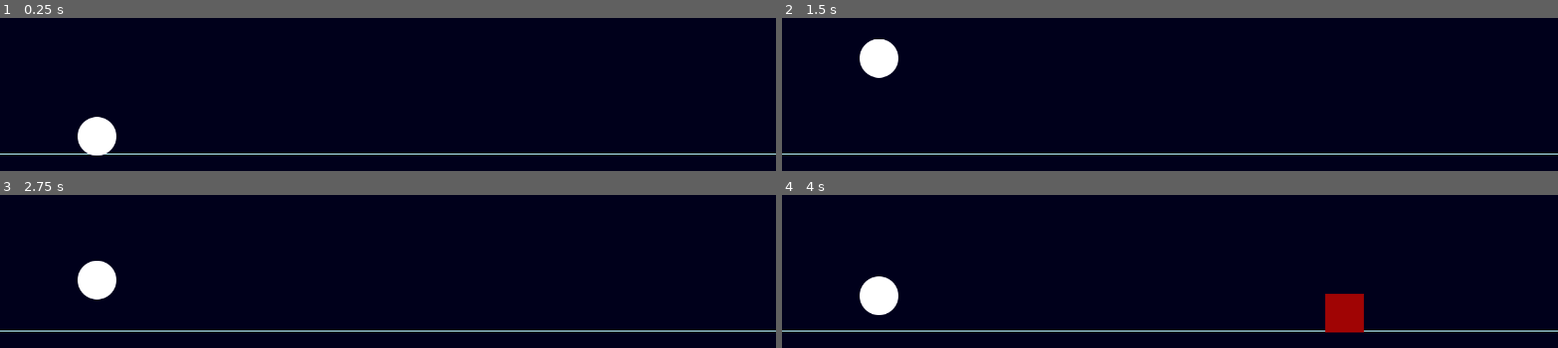
Above: before the commit, frames 1-4 (two rows, left to right).
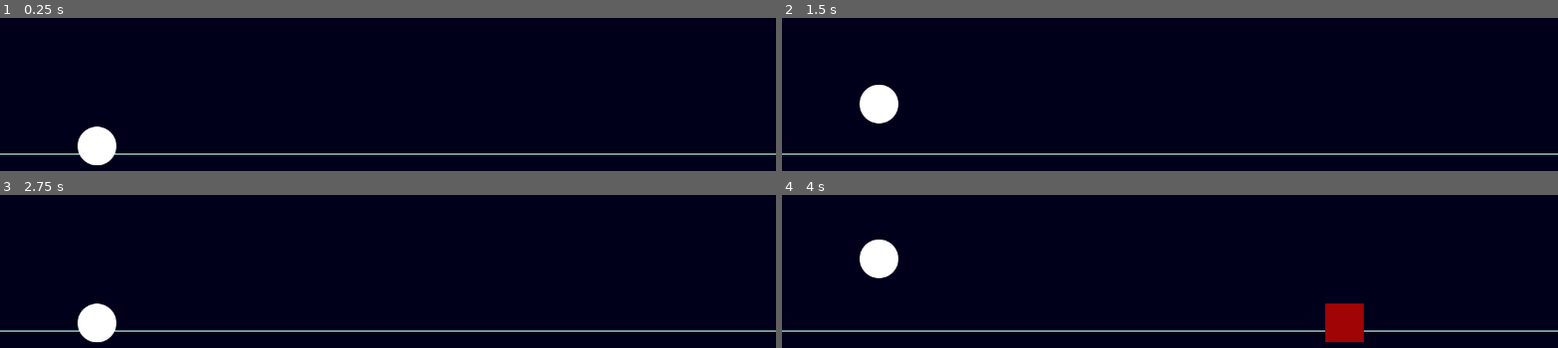
Above: after the commit, the same moments.

Repository: deutandev/Godot-Egg-Roll
Game: Godot game, scene res://src/Main/Main.tscn
The game is run twice, just before and just after one commit, with the same random seed, the same clock (stepped at 60 frames per second) and the same inputs.
Inputs:
- Up to frame 1 (0.25 s): no input
- Up to frame 2 (1.5 s): tap Enter (ui_accept) at 0.5, 0.6 s; tap Space (jump) at 0.77, 0.8, 1.07, 1.35 s
- Up to frame 3 (2.75 s): tap Space (jump) at 1.52, 1.82, 2.3 s; tap Enter (ui_accept) at 1.55, 2.1 s
- Up to frame 4 (4 s): tap Enter (ui_accept) at 2.85 s; tap Space (jump) at 3.02, 3.32, 3.6, 3.77 s

The runs differ from the first frame. In frame 1, 0.7% of the frame differs, in the area x 10-15%, y 64-97%; in frame 2, 2.1%; in frame 3, 2.1%; in frame 4, 2.7%, in the area x 10-75%, y 29-97%.

Commit message:
Change jump mechanism

Diff:
--- a/src/Main/Main.tscn
+++ b/src/Main/Main.tscn
@@ -11,10 +11,10 @@
 script = ExtResource( 2 )
 
 [node name="PlayerNode" parent="." instance=ExtResource( 1 )]
-position = Vector2( 160, 544 )
+position = Vector2( 160, 560 )
 
 [node name="Floor" type="StaticBody2D" parent="."]
-position = Vector2( 166.855, 584 )
+position = Vector2( 166.855, 600 )
 collision_mask = 2
 __meta__ = {
 "_edit_group_": true
--- a/src/Player/Player.gd
+++ b/src/Player/Player.gd
@@ -1,18 +1,49 @@
 extends KinematicBody2D
 
 
-const GRAVITY = 20
-const JUMP_SPEED = -600
+#Jump
+export var fall_gravity_scale := 150.0
+export var low_jump_gravity_scale := 100.0
+export var jump_power := 600.0
+var jump_released = false
 
-var velocity = Vector2.ZERO
+#Physics
+var velocity = Vector2()
+var earth_gravity = 10 # m/s^2
+export var gravity_scale := 100.0
+var on_floor = false
 
 
-func _process(delta):
-	velocity.y += GRAVITY
-	if Input.is_action_just_pressed("jump") and is_on_floor():
-		velocity.y = JUMP_SPEED
+func _physics_process(delta):
+	if Input.is_action_just_released("ui_accept"):
+		jump_released = true
 
-	move_and_slide(velocity, Vector2.UP)
+	#Applying gravity to player
+	velocity += Vector2.DOWN * earth_gravity * gravity_scale * delta
+
+	#Jump Physics
+	if velocity.y > 0: #Player is falling
+		#Falling action is faster than jumping action | Like in mario
+		#On falling we apply a second gravity to the player
+		#We apply ((gravity_scale + fall_gravity_scale) * earth_gravity) gravity on the player
+		velocity += Vector2.DOWN * earth_gravity * fall_gravity_scale * delta
+
+	elif velocity.y < 0 && jump_released: #Player is jumping
+		#Jump Height depends on how long you will hold key
+		#If we release the jump before reaching the max height
+		#We apply ((gravity_scale + low_jump_gravity_scale) * earth_gravity) gravity on the player
+		#It result on a lower jump
+		velocity += Vector2.DOWN * earth_gravity * low_jump_gravity_scale * delta
+
+	if on_floor:
+		if Input.is_action_just_pressed("ui_accept"):
+			velocity = Vector2.UP * jump_power #Normal Jump action
+			jump_released = false
+
+	velocity = move_and_slide(velocity, Vector2.UP)
+
+	if is_on_floor(): on_floor = true
+	else: on_floor = false
 
 
 func game_over():
